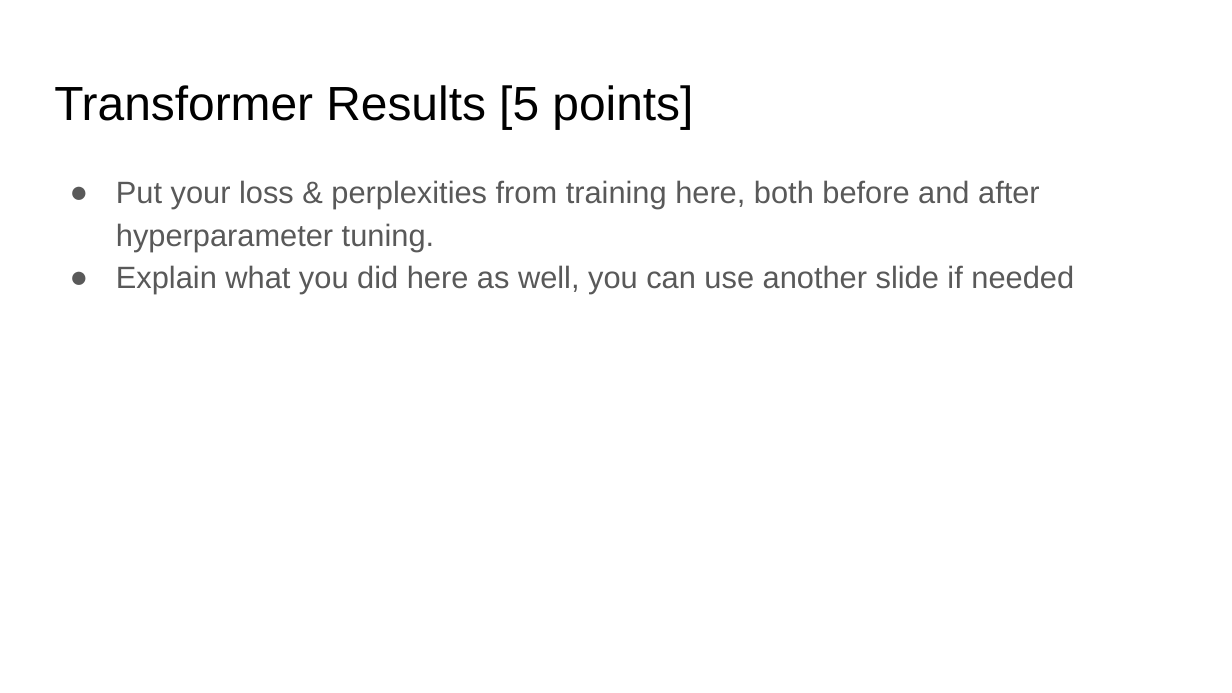
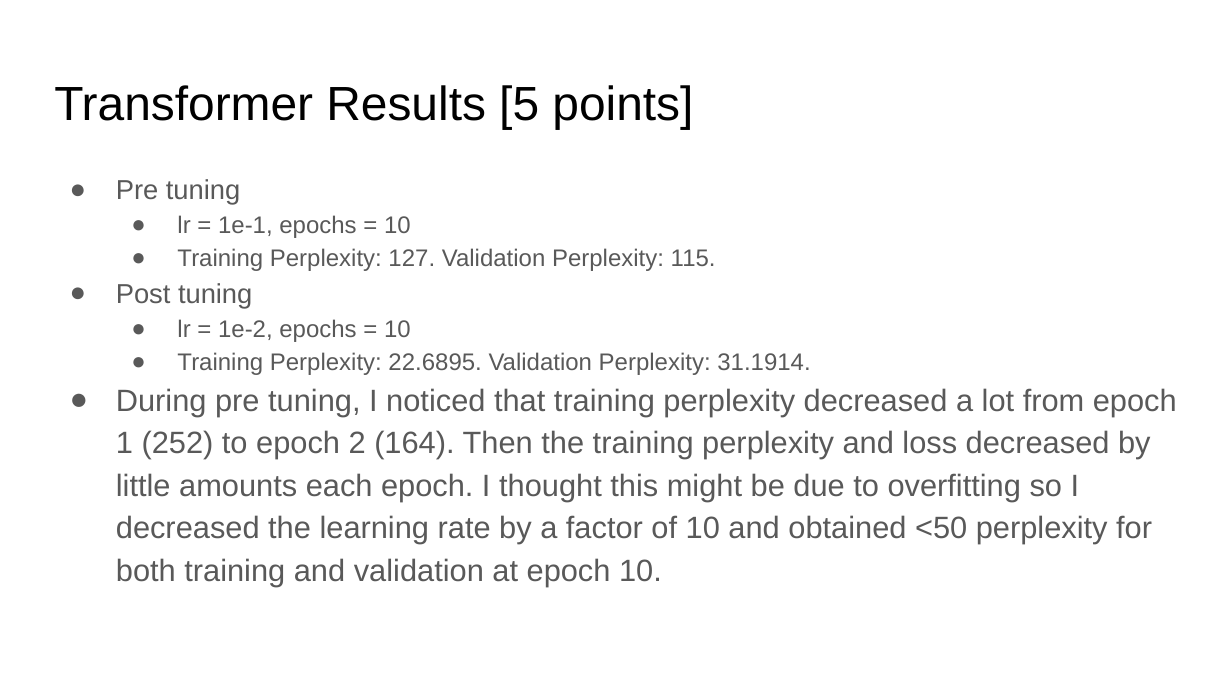
Before and after one commit to bojunyang24/CS7643DL, a slide deck: slide 4 of HW4/Code/assignment4-template.pptx (slide 3 before the commit). Drawn at 1232x693 pixels with LibreOffice and Linux fonts; fonts in the diff are those of the drawing. Boxes give left, top, right and bottom in pixels: in the first picture for what was removed or moved away, otherwise in the second. Text is boxed around its words. In the diff, an @@ line names an element or a change of style, - is before the commit and + after.

```diff
--- a/HW4/Code/assignment4-template.pptx
+++ b/HW4/Code/assignment4-template.pptx
@@ text at box(116, 179, 1177, 587): text changed @@
-● Put your loss & perplexities from training here, both before and after hyperparameter tuning.
-● Explain what you did here as well, you can use another slide if needed
+● Pre tuning
+  ● lr = 1e-1, epochs = 10
+  ● Training Perplexity: 127. Validation Perplexity: 115.
+● Post tuning
+  ● lr = 1e-2, epochs = 10
+  ● Training Perplexity: 22.6895. Validation Perplexity: 31.1914.
+● During pre tuning, I noticed that training perplexity decreased a lot from epoch 1 (252) to epoch 2 (164). Then the training perplexity and loss decreased by little amounts each epoch. I thought this might be due to overfitting so I decreased the learning rate by a factor of 10 and obtained <50 perplexity for both training and validation at epoch 10.
```
Also in this commit, not shown: 2 other slides changed, 1 slide added, 14 other files.
